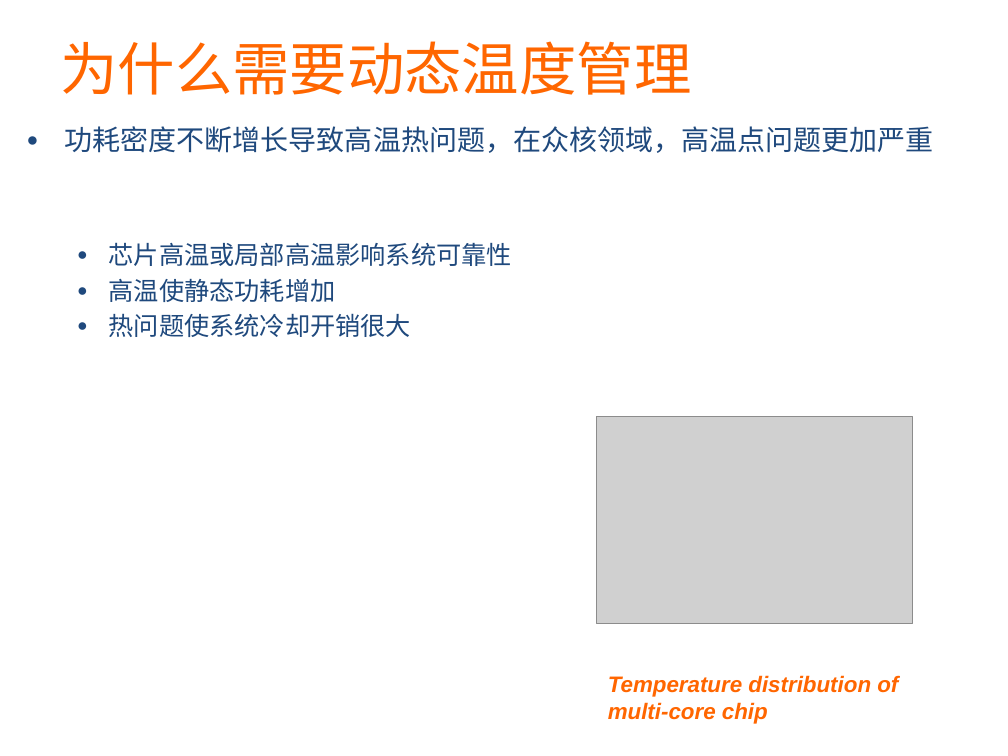
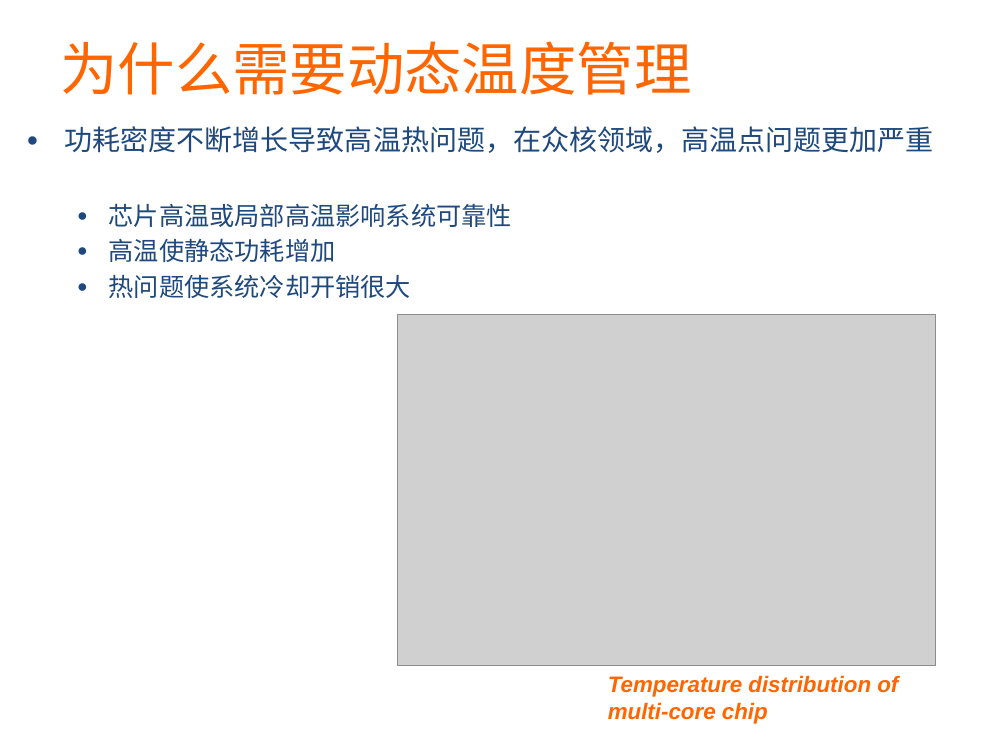
Before and after one commit to martian9/xin-yuan-houqin, a slide deck: slide 2 of ppt/majian.pptx. Drawn at 1008x756 pixels with LibreOffice and Linux fonts; fonts in the diff are those of the drawing; grey boxes stand for pictures. Boxes give left, top, right and bottom in pixels: in the first picture for what was removed or moved away, otherwise in the second. Text is boxed around its words. In the diff, an @@ line names an element or a change of style, - is before the commit and + after.

```diff
--- a/ppt/majian.pptx
+++ b/ppt/majian.pptx
@@ text "功耗密度不断增长导致高温热问题，在众核领域，高温点问题更加严重" rewrapped from (x1=65, y1=126, x2=934, y2=337) to (x1=65, y1=126, x2=934, y2=298) @@
@@ picture resized from (x1=596, y1=416, x2=912, y2=623) to (x1=397, y1=314, x2=935, y2=665) @@
```
Also in this commit, not shown: 6 other slides changed, 1 slide added, 1 slide removed.
